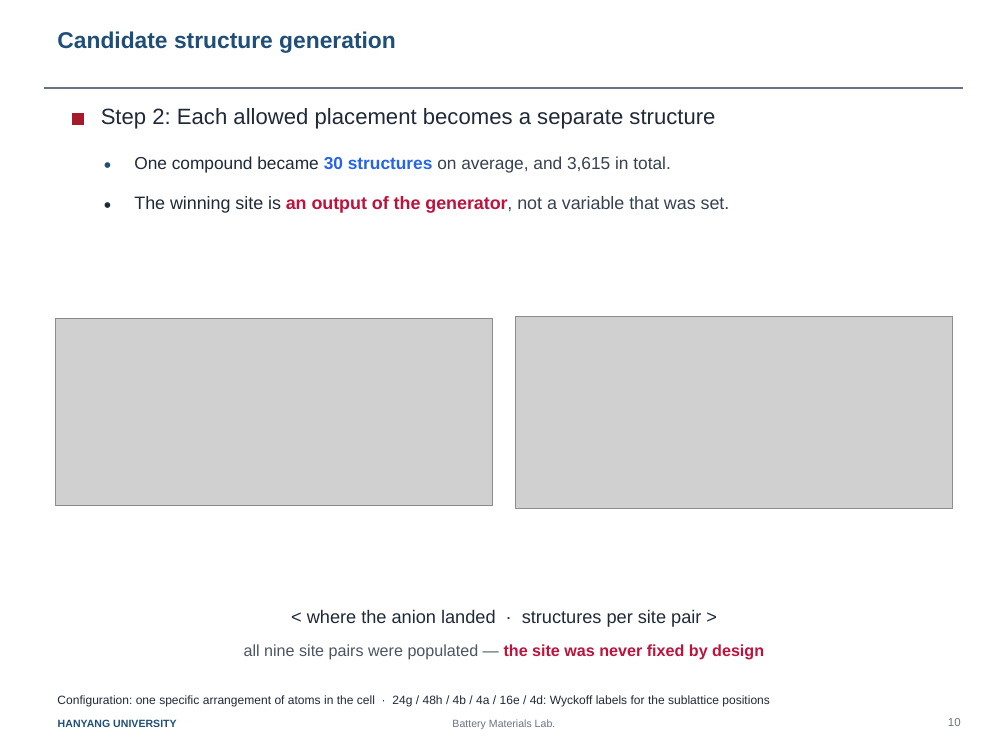
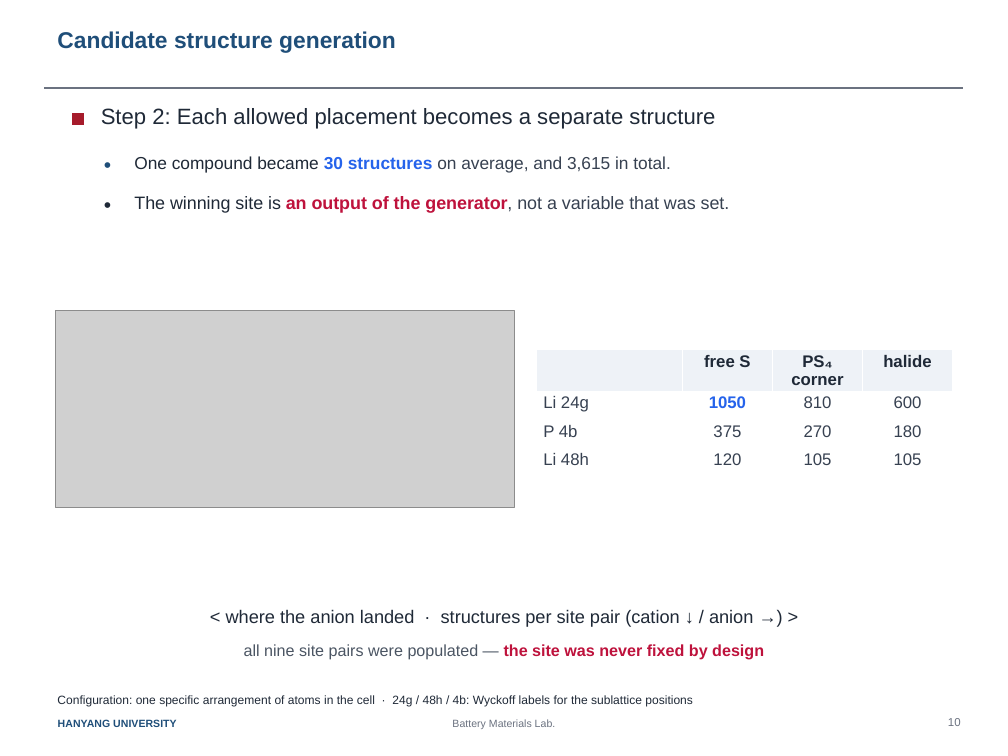
Before and after one commit to yonghoon7153-source/Yonghoon-DEM-DFT, a slide deck: slide 1 of docs/Slide10_structure_generation.pptx. Drawn at 1008x756 pixels with LibreOffice and Linux fonts; fonts in the diff are those of the drawing; grey boxes stand for pictures. Boxes give left, top, right and bottom in pixels: in the first picture for what was removed or moved away, otherwise in the second. Text is boxed around its words. In the diff, an @@ line names an element or a change of style, - is before the commit and + after.

```diff
--- a/docs/Slide10_structure_generation.pptx
+++ b/docs/Slide10_structure_generation.pptx
@@ picture: place and size @@
-picture at (55, 319, 493, 506)
+picture at (55, 310, 514, 507)
@@ picture removed at (515, 317, 953, 508) @@
@@ table added at (536, 350, 952, 469), 4 rows, 4 columns @@
+ | free S | PS₄ corner | halide
+Li 24g | 1050 | 810 | 600
+P 4b | 375 | 270 | 180
+Li 48h | 120 | 105 | 105
@@ text at (226, 609, 753, 627): text changed @@
-< where the anion landed · structures per site pair >
+< where the anion landed · structures per site pair (cation ↓ / anion →) >
@@ text at (57, 695, 693, 707): text changed @@
-Configuration: one specific arrangement of atoms in the cell · 24g / 48h / 4b / 4a / 16e / 4d: Wyckoff labels for the sublattice positions
+Configuration: one specific arrangement of atoms in the cell · 24g / 48h / 4b: Wyckoff labels for the sublattice positions
```
Also in this commit, not shown: 4 other files.
